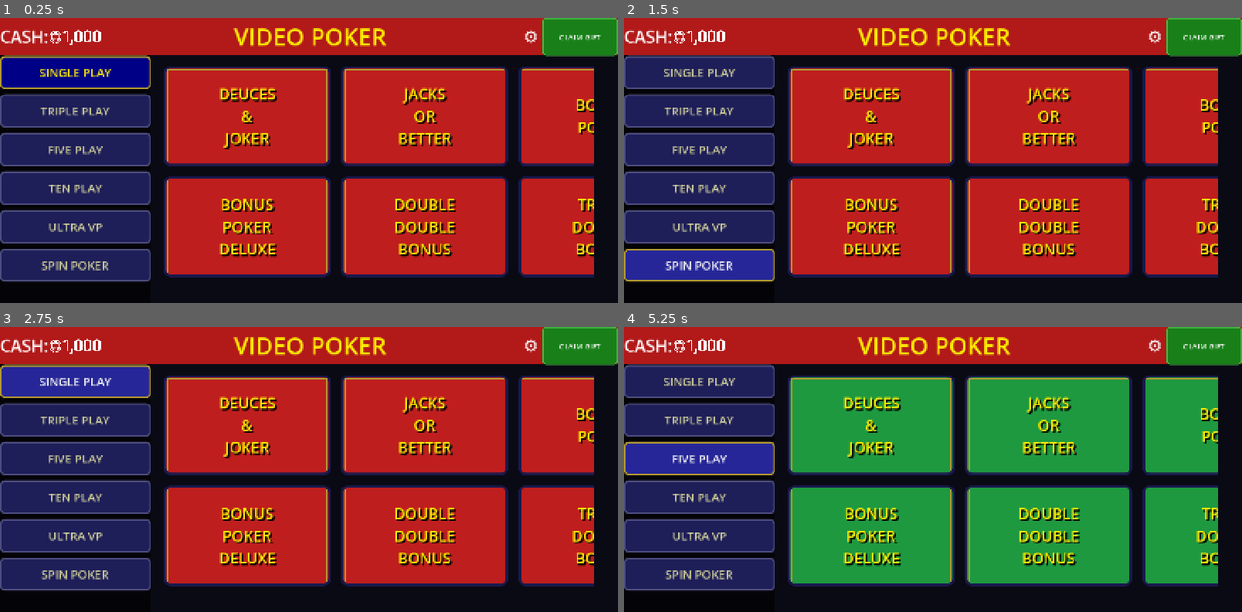
Above: before the commit, frames 1-4 (two rows, left to right).
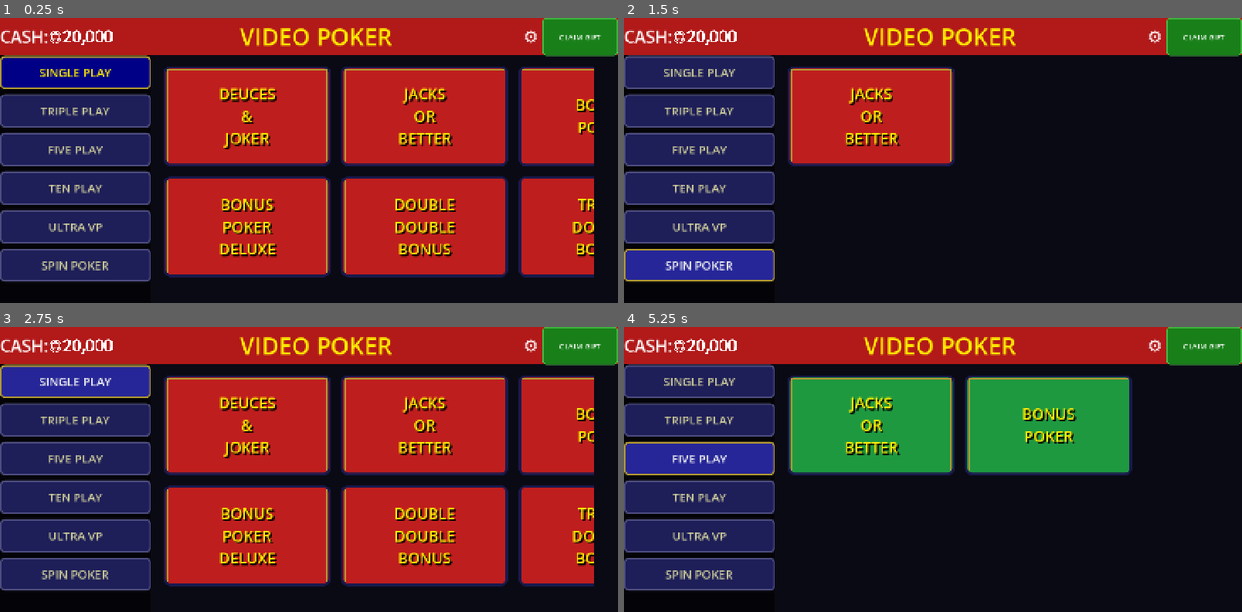
Above: after the commit, the same moments.

Repository: Vadosina-git/video-poker
Game: Godot game, scene res://scenes/main.tscn
The game is run twice, just before and just after one commit, with the same random seed, the same clock (stepped at 60 frames per second) and the same inputs.
Inputs:
- Up to frame 1 (0.25 s): no input
- Up to frame 2 (1.5 s): click "ULTRA VP" at 0.5 s; click "SPIN POKER" at 1.25 s
- Up to frame 3 (2.75 s): click "SINGLE PLAY" at 2 s
- Up to frame 4 (5.25 s): click "SINGLE PLAY" at 2.75 s; click "TRIPLE PLAY" at 3.5 s; click "TRIPLE PLAY" at 4.25 s; click "FIVE PLAY" at 5 s

The runs differ from the first frame. In frame 1, 1.4% of the frame differs, in the area x 10-64%, y 3-11%; in frame 2, 39%, in the area x 10-97%, y 3-92%; in frame 3, 1.4%; in frame 4, 31%.

Commit message:
feat: lobby reads from lobby_order.json, filters machines per mode
- PLAY_MODES built dynamically from ConfigManager.get_lobby_modes()
- _build_carousel() filters machines by current mode's machine list
- Mode switch rebuilds carousel (not just recolors)
- SaveManager.DEFAULT_CREDITS = 20000 (matches init_config.json)

Co-Authored-By: Claude Opus 4.6 (1M context) <noreply@anthropic.com>

Diff:
--- a/scripts/lobby_manager.gd
+++ b/scripts/lobby_manager.gd
@@ -39,20 +39,41 @@
 	25: Color(0.15, 0.15, 0.15),   # 25 — dark
 }
 
-const PLAY_MODES := [
-	{"label_key": "lobby.mode_single_play", "hands": 1, "ultra_vp": false, "spin_poker": false},
-	{"label_key": "lobby.mode_triple_play", "hands": 3, "ultra_vp": false, "spin_poker": false},
-	{"label_key": "lobby.mode_five_play", "hands": 5, "ultra_vp": false, "spin_poker": false},
-	{"label_key": "lobby.mode_ten_play", "hands": 10, "ultra_vp": false, "spin_poker": false},
-	{"label_key": "lobby.mode_ultra_vp", "hands": 5, "ultra_vp": true, "spin_poker": false},
-	{"label_key": "lobby.mode_spin_poker", "hands": 1, "ultra_vp": false, "spin_poker": true},
-]
+# Built from lobby_order.json via ConfigManager at _ready()
+var PLAY_MODES: Array = []
+
+const MODE_HANDS := {
+	"single_play": 1, "triple_play": 3, "five_play": 5,
+	"ten_play": 10, "ultra_vp": 5, "spin_poker": 1,
+}
+
+func _build_play_modes() -> void:
+	PLAY_MODES.clear()
+	var lobby_modes := ConfigManager.get_lobby_modes()
+	for m in lobby_modes:
+		if not m.get("enabled", true):
+			continue
+		var mode_id: String = m.get("id", "")
+		PLAY_MODES.append({
+			"id": mode_id,
+			"label_key": m.get("label_key", "lobby.mode_" + mode_id),
+			"hands": MODE_HANDS.get(mode_id, 1),
+			"ultra_vp": mode_id == "ultra_vp",
+			"spin_poker": mode_id == "spin_poker",
+			"machines": m.get("machines", []),
+		})
+	if PLAY_MODES.size() == 0:
+		# Fallback
+		PLAY_MODES = [
+			{"id": "single_play", "label_key": "lobby.mode_single_play", "hands": 1, "ultra_vp": false, "spin_poker": false, "machines": []},
+		]
 var _active_mode: int = 0
 var _sidebar_buttons: Array[Button] = []
 
 
 func _ready() -> void:
 	MachineCardScene = load("res://scenes/lobby/machine_card.tscn")
+	_build_play_modes()
 	_paytables = Paytable.load_all()
 	_apply_theme()
 	_cash_label.text = Translations.tr_key("lobby.cash")
@@ -162,7 +183,7 @@
 	SaveManager.save_game()
 	for i in _sidebar_buttons.size():
 		_style_sidebar_btn(_sidebar_buttons[i], i == _active_mode)
-	_recolor_machines()
+	_build_carousel()
 
 
 func _style_sidebar_btn(btn: Button, active: bool) -> void:
@@ -228,16 +249,33 @@
 
 func _build_carousel() -> void:
 	_machine_cards.clear()
+	# Clear existing children
+	for child in _grid.get_children():
+		child.queue_free()
+	# Get machine list for current mode
+	var mode_machines: Array = []
+	if _active_mode < PLAY_MODES.size():
+		mode_machines = PLAY_MODES[_active_mode].get("machines", [])
+	# Filter MACHINE_CONFIG by mode machines (or show all if empty)
 	for config in MACHINE_CONFIG:
+		var machine_id: String = config["id"]
+		if mode_machines.size() > 0:
+			var found := false
+			for mm in mode_machines:
+				if mm.get("id", "") == machine_id and mm.get("enabled", true):
+					found = true
+					break
+			if not found:
+				continue
 		var card_node: PanelContainer = MachineCardScene.instantiate()
 		_grid.add_child(card_node)
 		var rtp: float = 0.0
-		if config["id"] in _paytables:
-			rtp = _paytables[config["id"]].rtp
-		var display_name := Translations.tr_key("machine.%s.name" % config["id"])
-		var mini_text := Translations.tr_key("machine.%s.mini" % config["id"])
+		if machine_id in _paytables:
+			rtp = _paytables[machine_id].rtp
+		var display_name := Translations.tr_key("machine.%s.name" % machine_id)
+		var mini_text := Translations.tr_key("machine.%s.mini" % machine_id)
 		card_node.setup(
-			config["id"],
+			machine_id,
 			display_name,
 			config["color"],
 			config["accent"],
--- a/scripts/save_manager.gd
+++ b/scripts/save_manager.gd
@@ -1,7 +1,7 @@
 extends Node
 
 const SAVE_PATH := "user://save.json"
-const DEFAULT_CREDITS := 1000
+var DEFAULT_CREDITS: int = 20000
 var credits: int = DEFAULT_CREDITS
 var denomination: int = 1
 var last_variant: String = "jacks_or_better"
